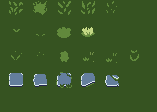
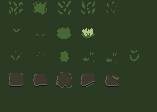
Layered file, before and after one edit (157 x 112). Changes by layer:
added layer "Capa 14" above "Capa 13" over [0, 0, 157, 112]
